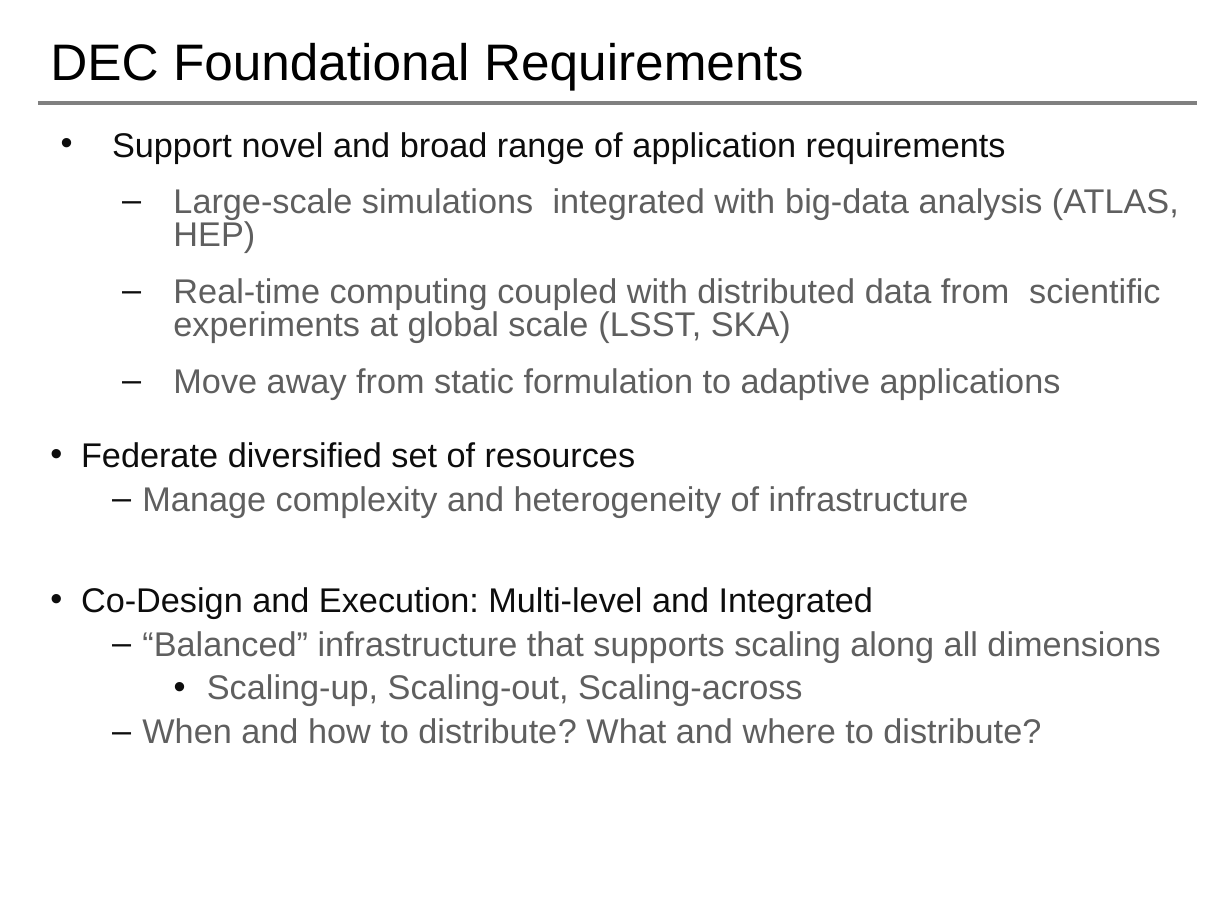
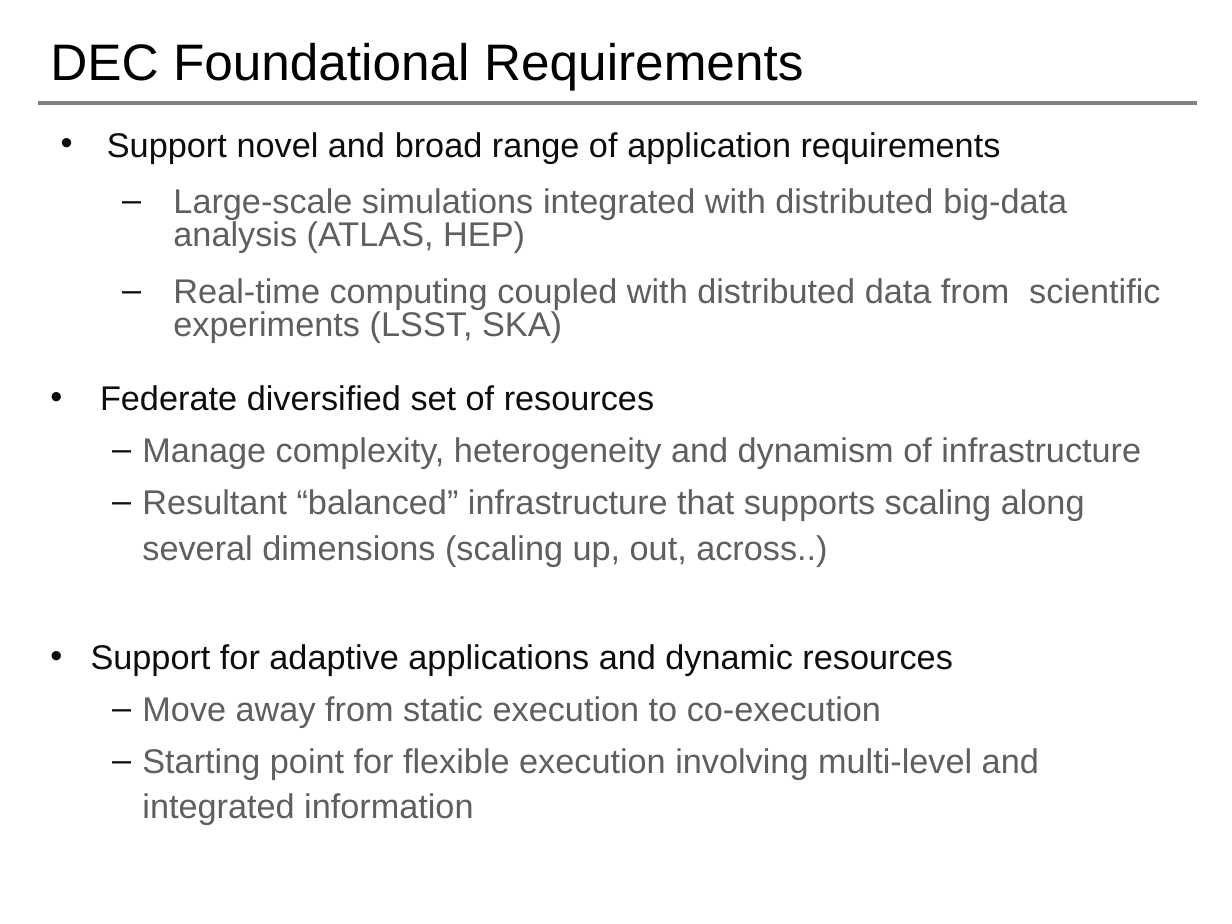
Before and after one commit to saga-project/NGMW, a slide deck: slide 5 of presentations/radical-modsim.pptx. Drawn at 1232x924 pixels with LibreOffice and Linux fonts; fonts in the diff are those of the drawing; background and template pictures are left out. Boxes give left, top, right and bottom in pixels: in the first picture for what was removed or moved away, otherwise in the second. Text is boxed around its words. In the diff, an @@ line names an element or a change of style, - is before the commit and + after.

```diff
--- a/presentations/radical-modsim.pptx
+++ b/presentations/radical-modsim.pptx
@@ text at (107,132,1001,163): indent changed @@
@@ text at (173,188,1160,343): text changed @@
-  – Large-scale simulations integrated with big-data analysis (ATLAS, HEP)
-  – Real-time computing coupled with distributed data from scientific experiments at global scale (LSST, SKA)
-  – Move away from static formulation to adaptive applications
+  – Large-scale simulations integrated with distributed big-data analysis (ATLAS, HEP)
+  – Real-time computing coupled with distributed data from scientific experiments (LSST, SKA)
@@ text at (91,437,1141,825): text changed @@
-  – Manage complexity and heterogeneity of infrastructure
-• Co-Design and Execution: Multi-level and Integrated
-  – “Balanced” infrastructure that supports scaling along all dimensions
-    • Scaling-up, Scaling-out, Scaling-across
-  – When and how to distribute? What and where to distribute?
+  – Manage complexity, heterogeneity and dynamism of infrastructure
+  – Resultant “balanced” infrastructure that supports scaling along several dimensions (scaling up, out, across..)
+• Support for adaptive applications and dynamic resources
+  – Move away from static execution to co-execution
+  – Starting point for flexible execution involving multi-level and integrated information
```
Also in this commit, not shown: 9 other slides changed, 1 slide removed.
